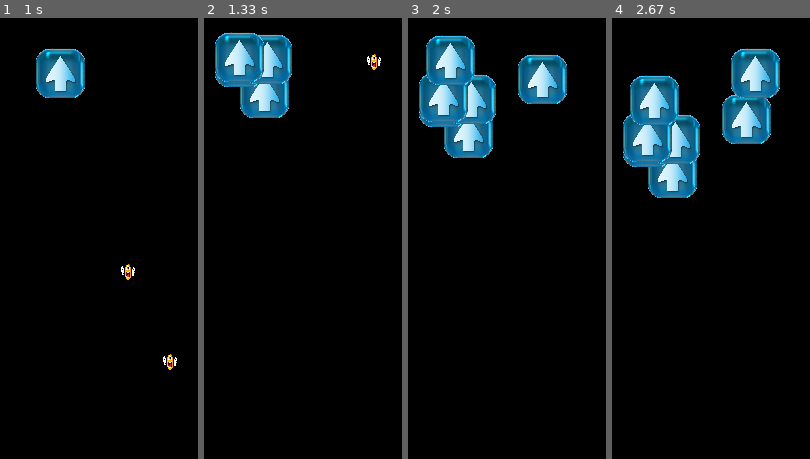
Above: before the commit, frames 1-4 (left to right).
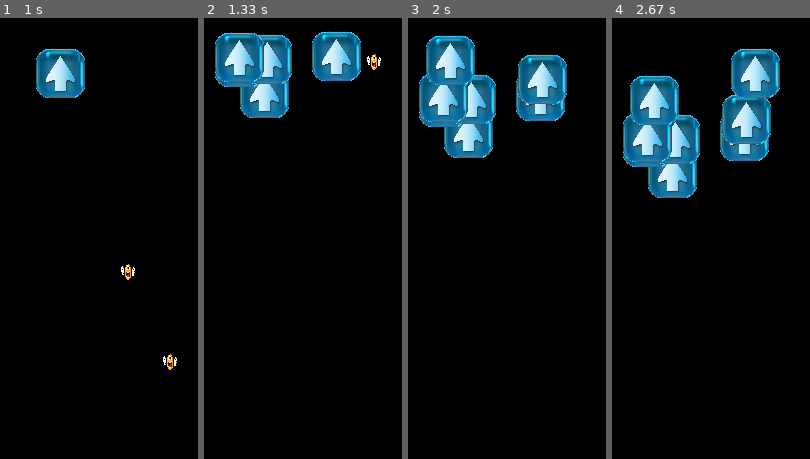
Above: after the commit, the same moments.

Repository: pygameprj/pygame
Game: pygame game, started from Pygame_t2.py
The game is run twice, just before and just after one commit, with the same random seed, the same clock (stepped at 60 frames per second) and the same inputs.
Inputs:
- Up to frame 1 (1 s): hold Space 0.33-0.8 s; hold Right 0.33-0.8 s
- Up to frame 2 (1.33 s): no input
- Up to frame 3 (2 s): hold Left from 1.83 s (still down)
- Up to frame 4 (2.67 s): release Left at 2.37 s; hold Left from 2.4 s (still down)
The pictures show only the part of the screen within x 29-79%, y 0-50%; the shares and areas given below are measured in that part.

Frame 1 is identical in both runs. In frame 2, 2.6% of the frame differs, in the area x 54-80%, y 2-15%; in frame 3, 1.0%; in frame 4, 1.0%.

Commit message:
장애물에 체력 및 에러 디버그 함

Diff:
--- a/Pygame_t2.py
+++ b/Pygame_t2.py
@@ -2,7 +2,6 @@
 # Clone coding
 import pygame
 import random
-import threading
 
 #전역 변수
 BLACK = (0, 0, 0)
@@ -27,6 +26,7 @@
         self.x = 0
         self.y = 0
         self.move = 0
+        self.HP = 1
 
     def put_img(self, address):
         if address[-3:] == "png":
@@ -63,31 +63,32 @@
     for delObj in list(set(delobs_list)):
         del obj_list[delObj]
 
-def ifHitf(m_list, obs_list): #미사일과 오브젝트 충돌하면 파괴
-    lock = threading.Lock()
-    lock.acquire()
-    TF = False
+#미사일과 오브젝트 충돌하면 파괴
+def ifHitf(m_list, obs_list):
+    TF = False  #츙돌 유무 판별
     delobs_list = []
     delM_list = []
 
     for i in range(len(m_list)):
         for j in range(len(obs_list)):
             if m_list[i].x - obsSizeX <= obs_list[j].x and m_list[i].x >= obs_list[j].x and m_list[i].y - obsSizeY <= obs_list[j].y:
-                delobs_list.append(j)
-                delM_list.append(i)
+                m_list[i].HP -= 1; obs_list[j].HP -= 1
+
+                if  m_list[i].HP <= 0 and i not in delM_list: delM_list.append(i)
+                if obs_list[j].HP <= 0 and j not in delobs_list: delobs_list.append(j)
                 TF =  True
 
-    for delobsObj in delobs_list:
-        del obs_list[delobsObj]
-    for delMObj in delM_list:
-        del m_list[delMObj]
-    lock.release()
+    if len(delobs_list):
+        for delobsObj in delobs_list:
+            del obs_list[delobsObj]
+    if len(m_list):
+        for delMObj in delM_list:
+            del m_list[delMObj]
     return TF
 
 def main():
     # 1. 게임 초기화
     pygame.init()
-    lock = threading.Lock()
     screen = pygame.display.set_mode((SCREEN_WIDTH, SCREEN_HEIGHT))
 
     # 2. 게임창 옵션 설정
@@ -104,7 +105,7 @@
     player.put_img("image\good.png")
     player.change_size(playerSizeX, playerSizeY)
 
-    player.x = round(SCREEN_WIDTH / 2 - player.sx / 2)
+    player.x = round((SCREEN_WIDTH - player.sx)/2)
     player.y = SCREEN_HEIGHT - player.sy - 15
 
     player.move = 7
@@ -133,31 +134,28 @@
             if player.x >= SCREEN_WIDTH - player.sx:
                 player.x = SCREEN_WIDTH - player.sx
 
+        #스패이스바 입력시 미사일 생성
         if key_event[pygame.K_SPACE] and count % 6 == 0:
-            lock.acquire()
             count = 0
             misile = obj()  # misile
             misile.put_img("image\gbad.png")
             misile.change_size(misileSizeX, misileSizeY)
-            misile.x = round(player.x + player.sx / 2 - misile.sx / 2)
+            misile.x = round(player.x + player.sx/2 - misile.sx/2)
             misile.y = player.y - misile.y - 10
             misile.move = 15
             misile_list.append(misile)
-            lock.release()
-        print(count)
         count += 1
 
         # 랜덤하게 생성 되는 장애물
         if random.random() > 0.95:
-            lock.acquire()
             obstacle = obj()  # devil
             obstacle.put_img("image\direction.png")
             obstacle.change_size(obsSizeX, obsSizeY)
             obstacle.x = random.randrange(0, SCREEN_WIDTH - obstacle.sx - round(player.sx / 2))
             obstacle.y = 10
             obstacle.move = 1
+            obstacle.HP = 3
             obstacle_list.append(obstacle)
-            lock.release()
 
         #move obj
         UPObjf(misile_list)
